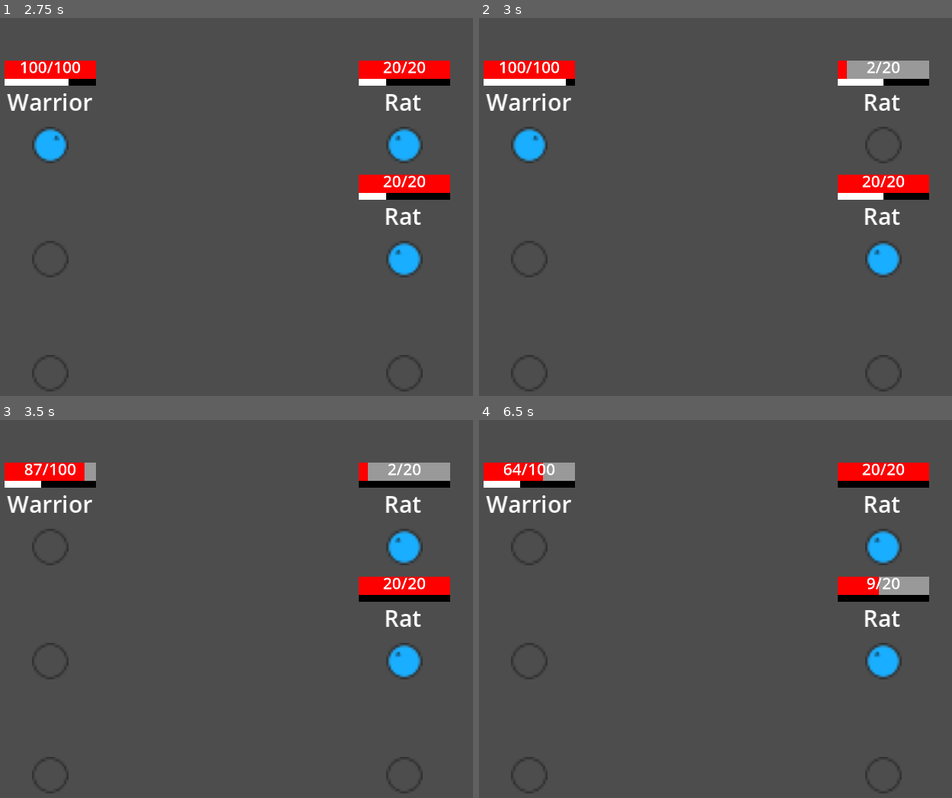
Above: before the commit, frames 1-4 (two rows, left to right).
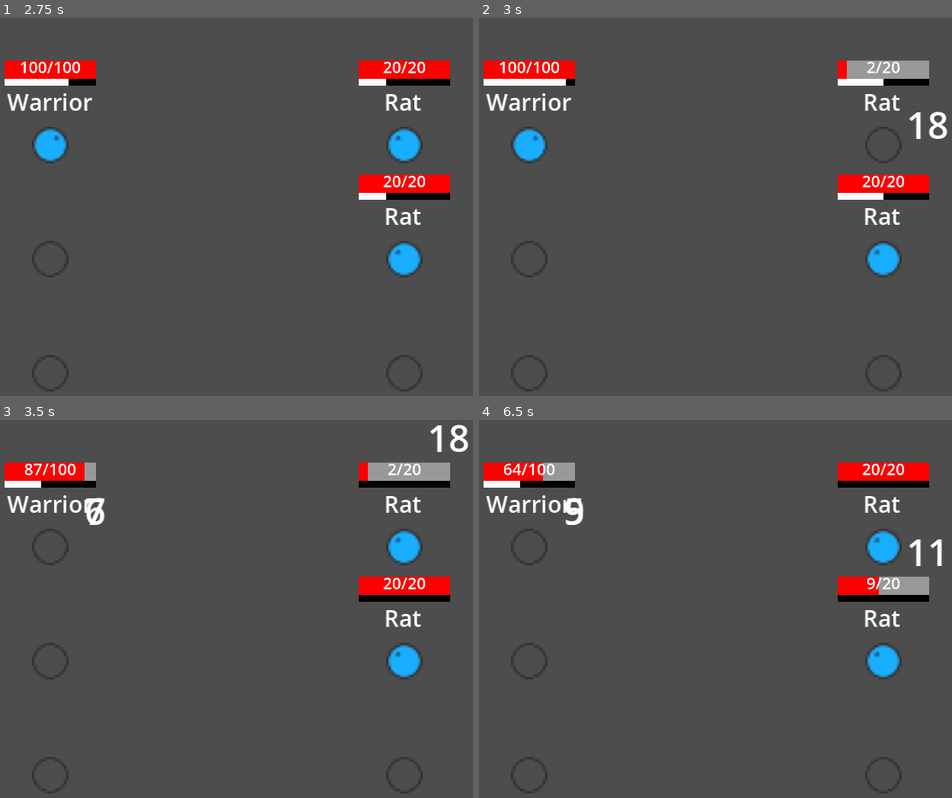
Above: after the commit, the same moments.

Repository: mathew-tran/simple-rpg
Game: Godot game, scene res://Levels/Main.tscn
The game is run twice, just before and just after one commit, with the same random seed, the same clock (stepped at 60 frames per second) and the same inputs.
Inputs:
- Up to frame 1 (2.75 s): no input
- Up to frame 2 (3 s): no input
- Up to frame 3 (3.5 s): no input
- Up to frame 4 (6.5 s): no input

Frame 1 is identical in both runs. In frame 2, 0.3% of the frame differs, in the area x 90-100%, y 24-32%; in frame 3, 0.5%, in the area x 18-100%, y 1-28%; in frame 4, 0.4%.

Commit message:
show damage text

Diff:
--- a/Levels/Main.tscn
+++ b/Levels/Main.tscn
@@ -9,7 +9,7 @@
 
 [node name="Node2D" type="Node2D"]
 
-[node name="CombatManager" type="Node" parent="."]
+[node name="CombatManager" type="Node" parent="." groups=["battlefield"]]
 script = ExtResource("1_sjsiw")
 
 [node name="PlayerTeam" type="Node" parent="CombatManager"]
--- /dev/null
+++ b/Prefabs/UI/DamageText.tscn
@@ -0,0 +1,56 @@
+[gd_scene load_steps=5 format=3 uid="uid://cnwns4ge011d6"]
+
+[ext_resource type="Script" path="res://Scripts/UI/DamageText.gd" id="1_sefpk"]
+
+[sub_resource type="Animation" id="Animation_htwqd"]
+resource_name = "anim"
+tracks/0/type = "value"
+tracks/0/imported = false
+tracks/0/enabled = true
+tracks/0/path = NodePath("Label:position")
+tracks/0/interp = 1
+tracks/0/loop_wrap = true
+tracks/0/keys = {
+"times": PackedFloat32Array(0, 1),
+"transitions": PackedFloat32Array(1, 1),
+"update": 0,
+"values": [Vector2(0, 0), Vector2(0, -40)]
+}
+
+[sub_resource type="Animation" id="Animation_yoxvw"]
+length = 0.001
+tracks/0/type = "value"
+tracks/0/imported = false
+tracks/0/enabled = true
+tracks/0/path = NodePath("Label:position")
+tracks/0/interp = 1
+tracks/0/loop_wrap = true
+tracks/0/keys = {
+"times": PackedFloat32Array(0),
+"transitions": PackedFloat32Array(1),
+"update": 0,
+"values": [Vector2(0, 0)]
+}
+
+[sub_resource type="AnimationLibrary" id="AnimationLibrary_wdtuo"]
+_data = {
+"RESET": SubResource("Animation_yoxvw"),
+"anim": SubResource("Animation_htwqd")
+}
+
+[node name="DamageText" type="Node2D"]
+script = ExtResource("1_sefpk")
+
+[node name="Label" type="Label" parent="."]
+offset_right = 40.0
+offset_bottom = 23.0
+text = "2"
+horizontal_alignment = 1
+
+[node name="AnimationPlayer" type="AnimationPlayer" parent="."]
+libraries = {
+"": SubResource("AnimationLibrary_wdtuo")
+}
+speed_scale = 2.0
+
+[connection signal="animation_finished" from="AnimationPlayer" to="." method="_on_animation_player_animation_finished"]
--- a/Scripts/AutoLoad/Helper.gd
+++ b/Scripts/AutoLoad/Helper.gd
@@ -1,5 +1,10 @@
 extends Node
 
+func GetBattlefield():
+	var result = get_tree().get_nodes_in_group("battlefield")
+	if result:
+		return result[0]
+	return null
 
 func GetRandomEnemy(team):
 	var units = []
--- a/Scripts/Components/HealthComponent.gd
+++ b/Scripts/Components/HealthComponent.gd
@@ -4,7 +4,7 @@
 var MaxHealth = 100
 
 signal Death
-signal DamageTaken
+signal DamageTaken(amount)
 
 var bIsDead = false
 
@@ -17,7 +17,7 @@
 		bIsDead = true
 		emit_signal("Death")
 	else:
-		emit_signal("DamageTaken")
+		emit_signal("DamageTaken", amount)
 
 func IsDead():
 	return bIsDead
--- /dev/null
+++ b/Scripts/UI/DamageText.gd
@@ -0,0 +1,12 @@
+extends Node2D
+
+class_name DamageText
+var Amount = 0
+
+func _ready():
+	$Label.text = str(Amount)
+	$AnimationPlayer.play("anim")
+
+
+func _on_animation_player_animation_finished(anim_name):
+	queue_free()
--- a/Scripts/Unit.gd
+++ b/Scripts/Unit.gd
@@ -15,6 +15,8 @@
 var AbilityTimer : Timer
 
 var TeamType : DEFS.TEAM_TYPE
+
+var DamageTextClass = preload("res://Prefabs/UI/DamageText.tscn")
 
 signal Death
 
@@ -47,7 +49,7 @@
 	HealthBar.value = HealthComponent.GetHealth()
 	HealthComponent.connect("DamageTaken", Callable(self, "OnDamageTaken"))
 	HealthComponent.connect("Death", Callable(self, "OnDeath"))
-	OnDamageTaken()
+	OnDamageTaken(0)
 
 func OnDeath():
 	HealthLabel.text = "DEAD"
@@ -61,11 +63,19 @@
 func Pause():
 	AbilityTimer.stop()
 
-func OnDamageTaken():
+func OnDamageTaken(amount):
 	HealthBar.value = HealthComponent.GetHealth()
 	HealthLabel.text = str(HealthComponent.GetHealth()) + "/" + str(HealthComponent.GetMaxHealth())
 	$Sprite2D.visible = false
 	$HitTimer.start()
+	if amount != 0:
+
+		var dmgText = DamageTextClass.instantiate() as DamageText
+		dmgText.Amount = amount
+		Helper.GetBattlefield().add_child(dmgText)
+		dmgText.global_position = $Sprite2D.global_position - Vector2(0, 20)
+
+
 
 func OnAbilityTimerTimeout():
 	if is_instance_valid(Abilities) == false:
